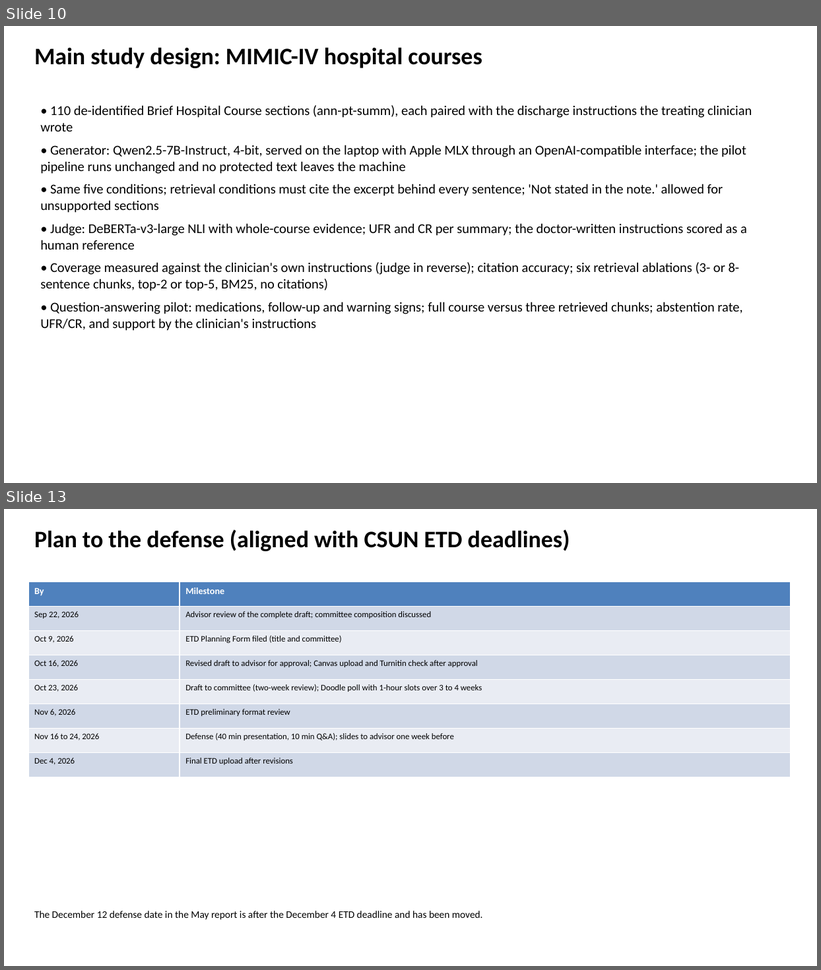
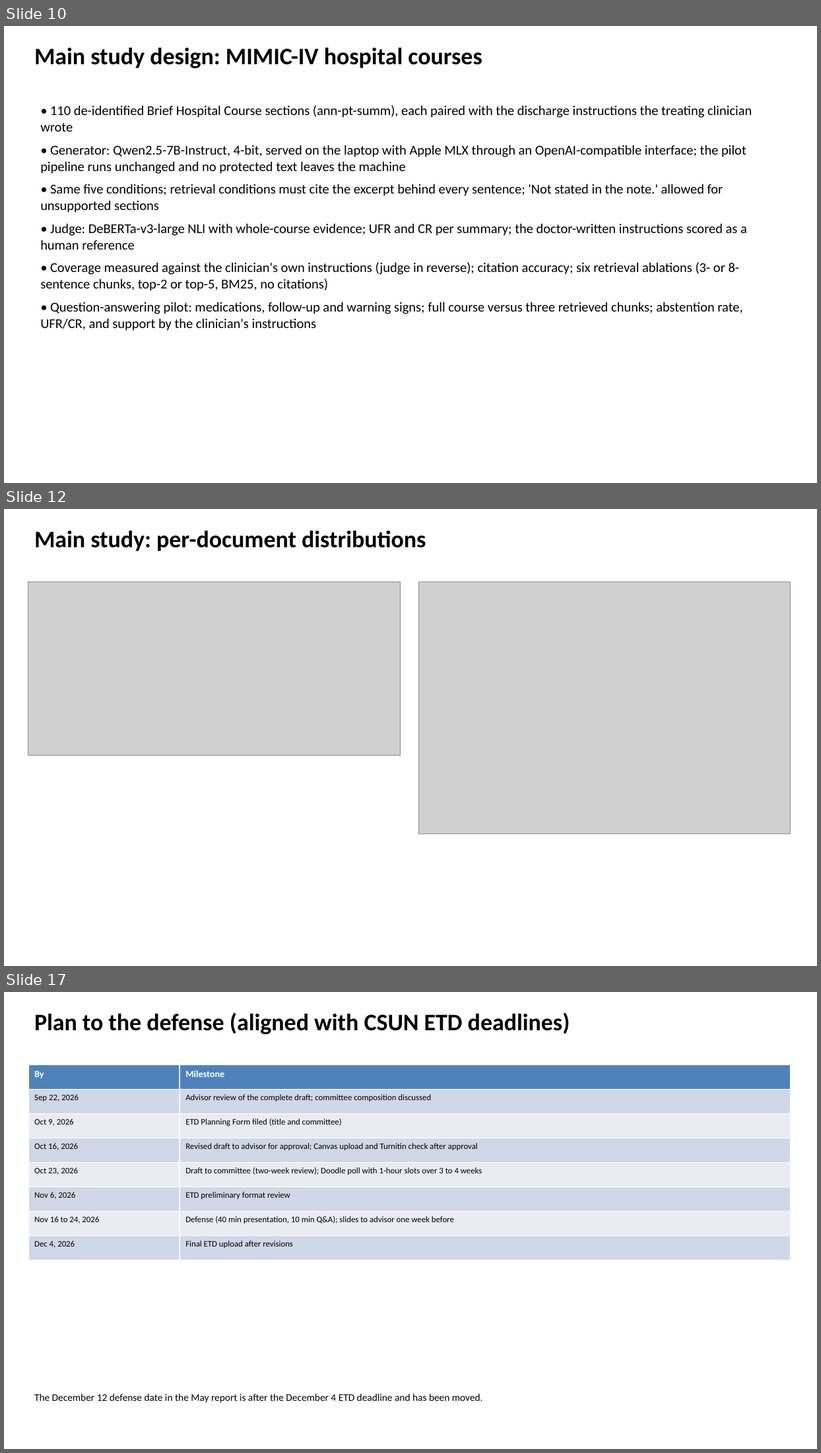
Before and after one commit to slay-a/medical-hallucination-eval, a slide deck: deliverables/Progress_Slides_Fall2026.pptx. Shown one above the other, each under a label of ours: slides 10 and 13 before the commit, slides 10, 12 and 17 after it; the slides between them are not shown. The pictures are 821x970 and 821x1453 pixels, drawn with LibreOffice and Linux fonts; fonts in the diff are those of the drawing; grey boxes stand for pictures. Boxes give left, top, right and bottom in pixels: in the first picture for what was removed or moved away, otherwise in the second. Text is boxed around its words. In the diff, an @@ line names an element or a change of style, - is before the commit and + after.

```diff
--- a/deliverables/Progress_Slides_Fall2026.pptx
+++ b/deliverables/Progress_Slides_Fall2026.pptx
@@ slide 12 added at [4,509,817,966], background #FFFFFF @@
@@ text added at [34,530,426,551], 28 pt, text #000000, bold @@
+Main study: per-document distributions
@@ picture added at [28,582,401,755] @@
@@ picture added at [418,582,791,834] @@
@@ what was slide 13 is now slide 17 @@
```
Also in this commit, not shown: 6 slides changed, 3 other slides added, 14 other files.
